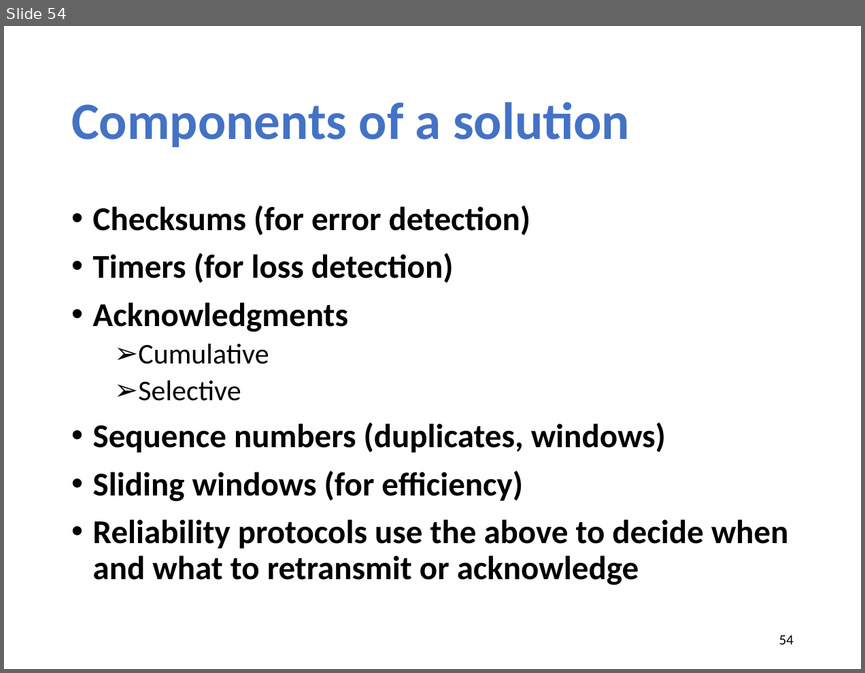
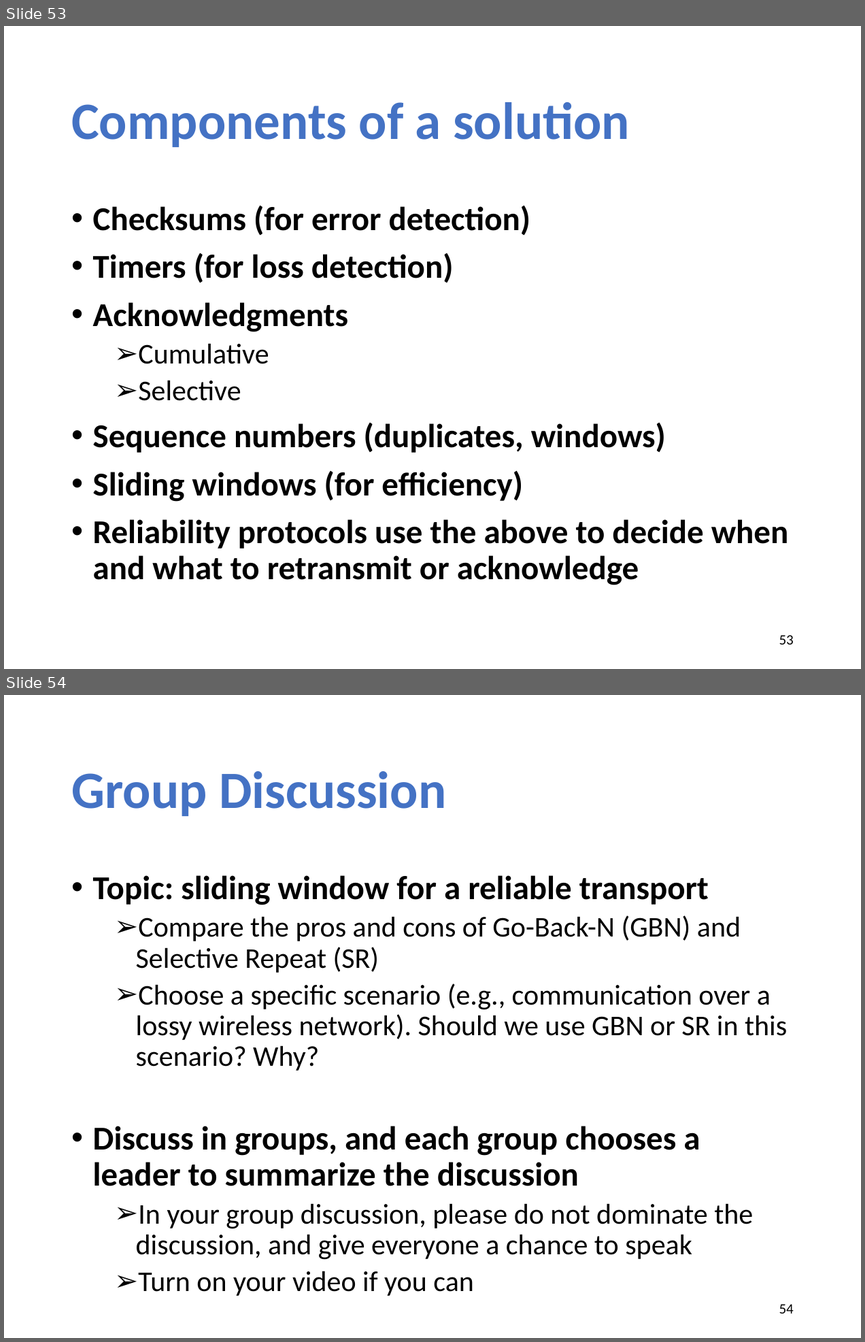
Before and after one commit to xinjin/course-net, a slide deck: slides/lec06_transport.pptx. Shown one above the other, each under a label of ours: slide 54 before the commit, slides 53 and 54 after it. The pictures are 865x673 and 865x1342 pixels, drawn with LibreOffice and Linux fonts; fonts in the diff are those of the drawing. Boxes give left, top, right and bottom in pixels: in the first picture for what was removed or moved away, otherwise in the second. Text is boxed around its words. In the diff, an @@ line names an element or a change of style, - is before the commit and + after.

```diff
--- a/slides/lec06_transport.pptx
+++ b/slides/lec06_transport.pptx
@@ slide 54 added at (x1=4, y1=695, x2=861, y2=1338), background #FFFFFF @@
@@ title added at (x1=71, y1=771, x2=446, y2=816), 44 pt, text #4472C4, bold @@
+Group Discussion
@@ text added at (x1=93, y1=875, x2=787, y2=1295), 24 pt, text #000000 @@
+• Topic: sliding window for a reliable transport
+  ➢ Compare the pros and cons of Go-Back-N (GBN) and Selective Repeat (SR)
+  ➢ Choose a specific scenario (e.g., communication over a lossy wireless network). Should we use GBN or SR in this scenario? Why?
+• Discuss in groups, and each group chooses a leader to summarize the discussion
+  ➢ In your group discussion, please do not dominate the discussion, and give everyone a chance to speak
+  ➢ Turn on your video if you can
@@ page number added at (x1=779, y1=1304, x2=793, y2=1313), 12 pt, text #000000 @@
+54
@@ what was slide 54 is now slide 53 @@
@@ page number at (x1=779, y1=635, x2=793, y2=644): text changed @@
-54
+53
```
Also in this commit, not shown: 5 slides changed, 1 other file.
